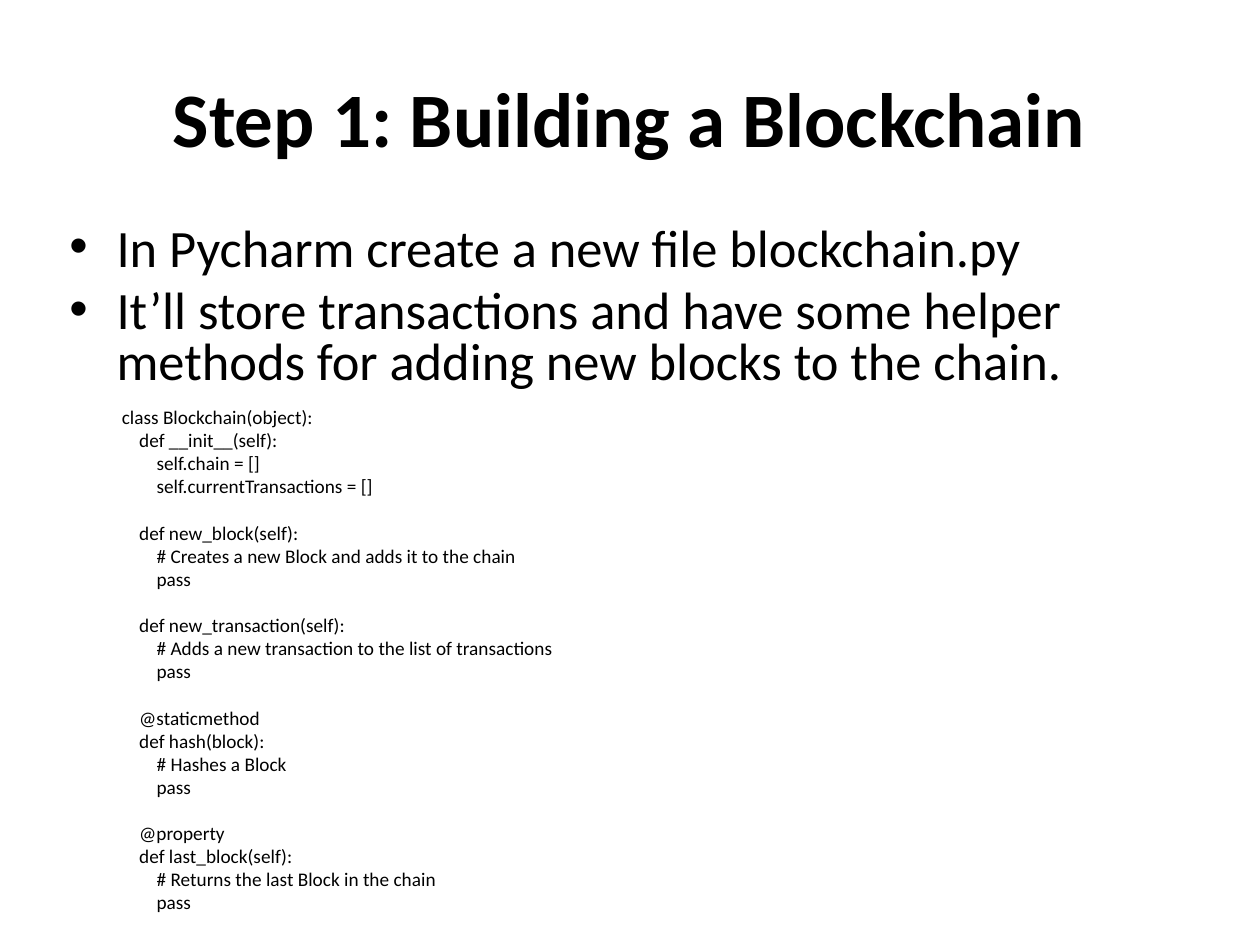
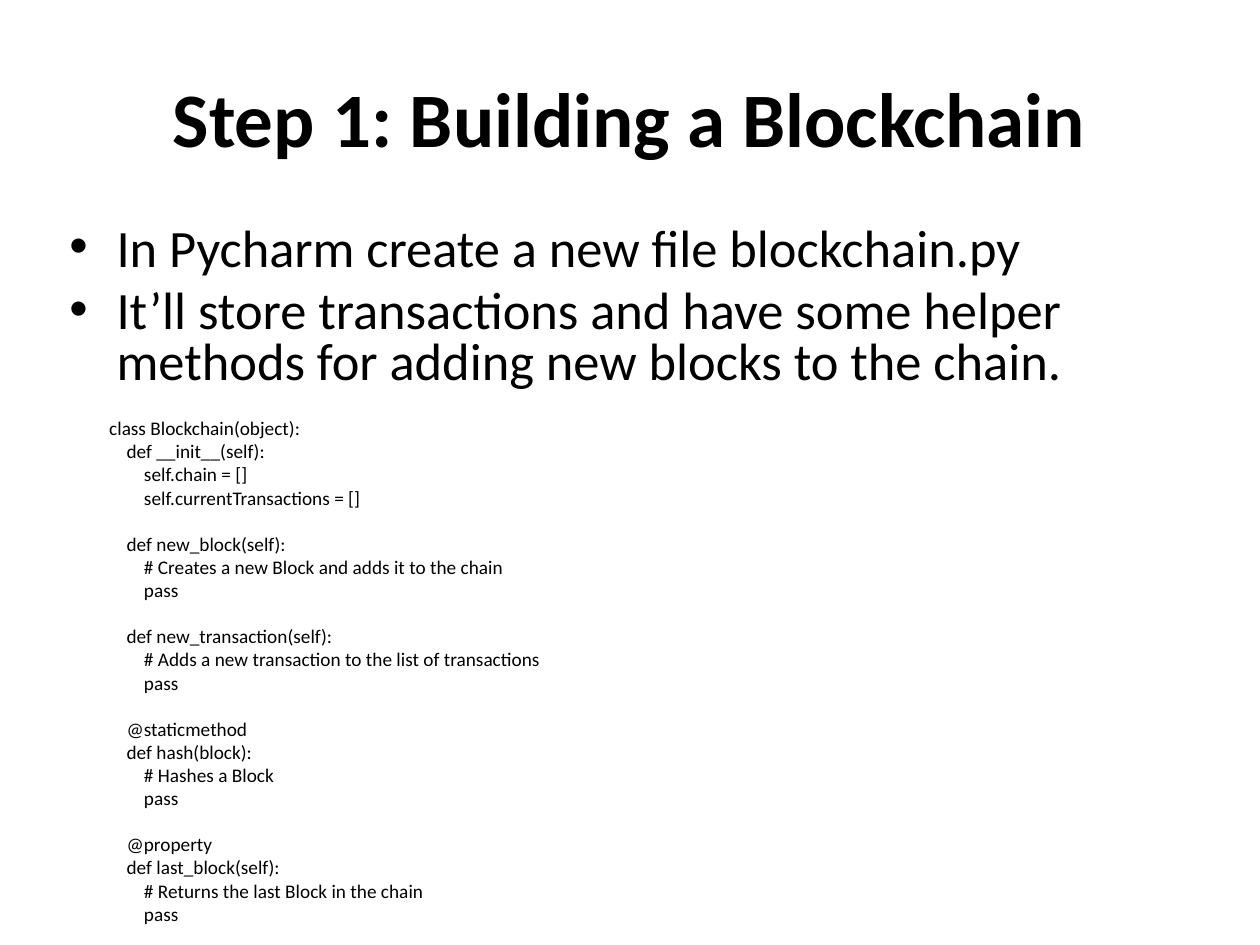
Before and after one commit to pkankipati/myblockchain, a slide deck: slide 26 of docs/Build a private blockchain.pptx (slide 24 before the commit). Drawn at 1260x945 pixels with LibreOffice and Linux fonts; fonts in the diff are those of the drawing. Boxes give left, top, right and bottom in pixels: in the first picture for what was removed or moved away, otherwise in the second. Text is boxed around its words. In the diff, an @@ line names an element or a change of style, - is before the commit and + after.

```diff
--- a/docs/Build a private blockchain.pptx
+++ b/docs/Build a private blockchain.pptx
@@ text "class Blockchain(object):": place and size @@
-text "class Blockchain(object):" at box(122, 410, 552, 886)
+text "class Blockchain(object):" at box(109, 421, 540, 898)
```
Also in this commit, not shown: 5 other slides changed, 2 slides added, 3 other files.
